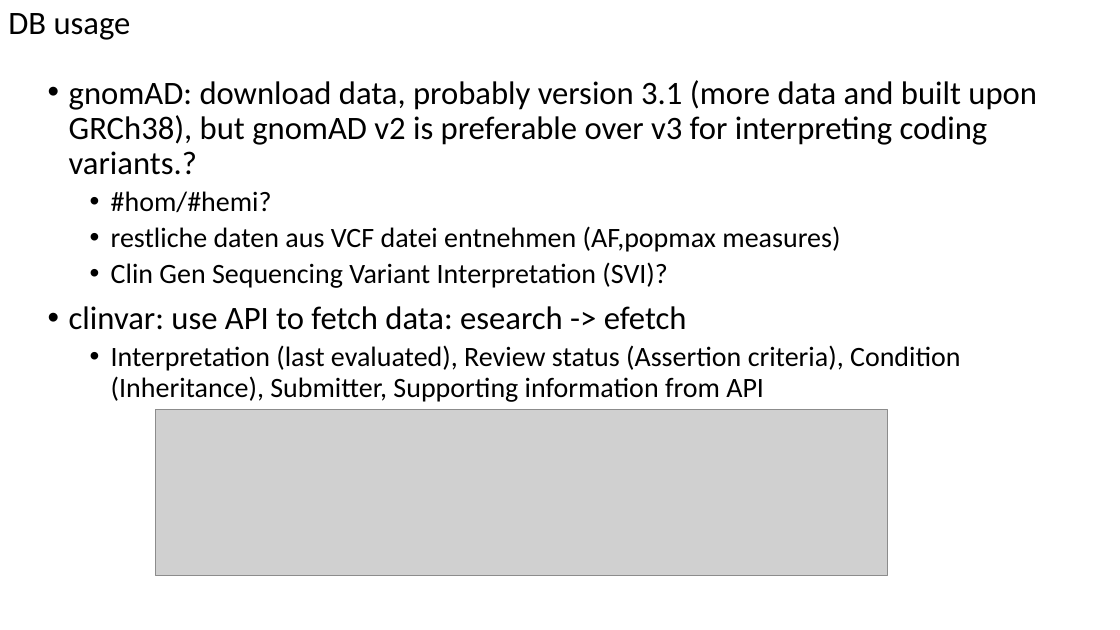
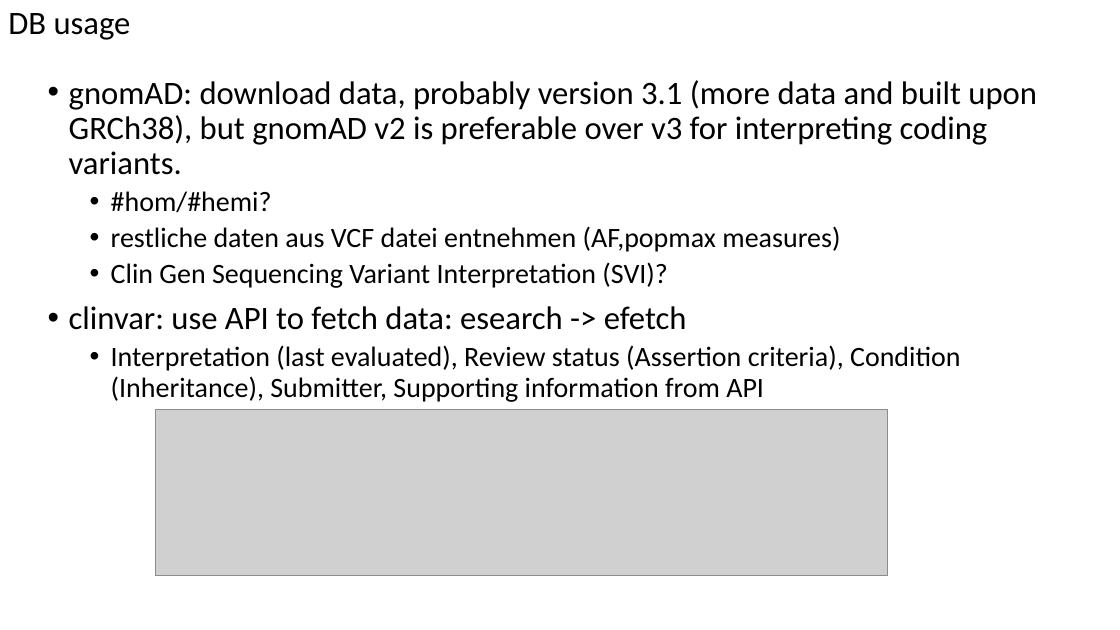
Before and after one commit to GC-HBOC/HerediVar, a slide deck: slide 7 of doc/presentations/02_03_22_project_sketch.pptx. Drawn at 1120x630 pixels with LibreOffice and Linux fonts; fonts in the diff are those of the drawing; grey boxes stand for pictures. Boxes give left, top, right and bottom in pixels: in the first picture for what was removed or moved away, otherwise in the second. Text is boxed around its words. In the diff, an @@ line names an element or a change of style, - is before the commit and + after.

```diff
--- a/doc/presentations/02_03_22_project_sketch.pptx
+++ b/doc/presentations/02_03_22_project_sketch.pptx
@@ text at <box>69,80,1037,175</box>: text changed @@
-• gnomAD: download data, probably version 3.1 (more data and built upon GRCh38), but gnomAD v2 is preferable over v3 for interpreting coding
-  variants.?
+• gnomAD: download data, probably version 3.1 (more data and built upon GRCh38), but gnomAD v2 is preferable over v3 for interpreting coding
+  variants.
```
Also in this commit, not shown: 2 other files.
